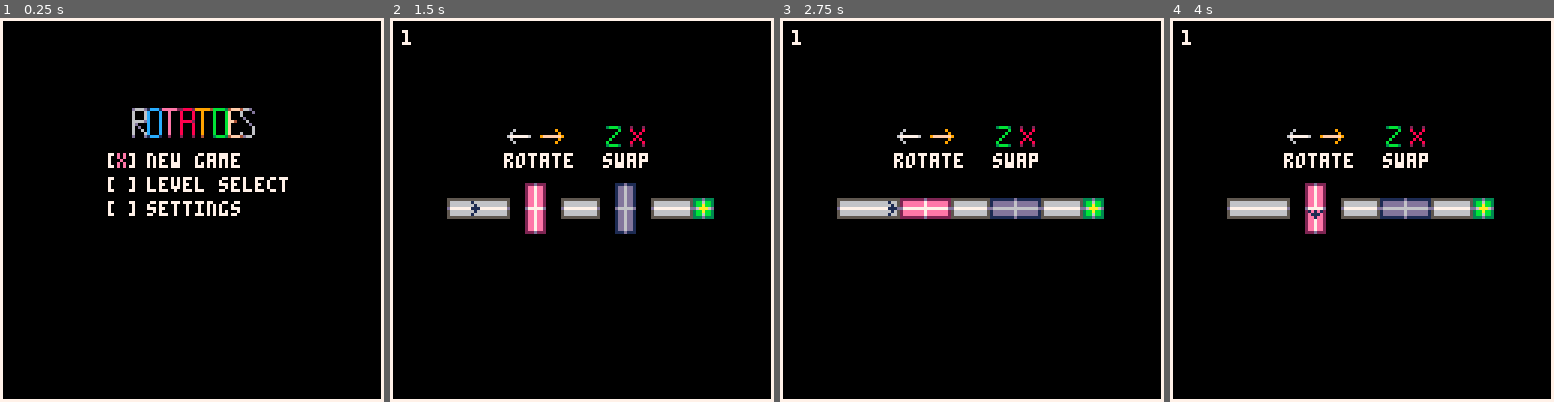
Above: before the commit, frames 1-4 (left to right).
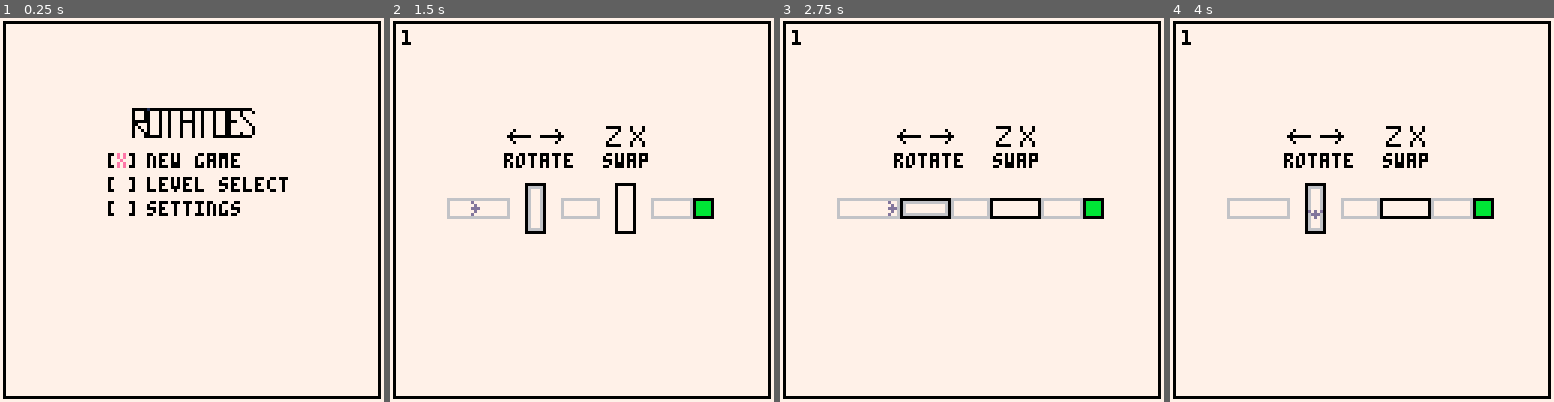
Above: after the commit, the same moments.

Repository: kreludan/rotatoes
Game: PICO-8 cartridge rotatoes.p8
Same seed, same stepped clock (60 frames per second), same inputs: the game is played once before the commit and once after it.
Inputs:
- Up to frame 1 (0.25 s): no input
- Up to frame 2 (1.5 s): tap X (X key) at 0.33, 1.07 s; tap O (Z key) at 0.7 s
- Up to frame 3 (2.75 s): hold Right 1.6-2.1 s; tap O (Z key) at 1.7, 2.1, 2.5 s; tap X (X key) at 1.85 s; hold Up 2.15-2.42 s; hold Right from 2.47 s (still down)
- Up to frame 4 (4 s): tap O (Z key) at 2.9, 3.3, 3.7 s; tap X (X key) at 2.97 s; release Right at 3.03 s; hold Left 3.08-3.58 s; hold Down 3.63-3.97 s

The runs differ from the first frame. In frame 1, 94% of the frame differs, in the area x 1-99%, y 1-99%; in frame 2, 93%; in frame 3, 93%; in frame 4, 93%.

Commit message:
Big color changes, implemented level 4

Diff:
--- a/rotatoes.p8
+++ b/rotatoes.p8
@@ -18,7 +18,10 @@
 
 function _init_level(level_num)
   update_furthest_level(level_num)
-  cls()
+  cls(7) -- clear screen, set as white
+  palt(15, true) -- beige color as transparency is true
+  palt(0, false) -- black color as transparency is false
+
   level_state = "playing"
   in_game_menu_option = -1
   controlled_tile = 1 -- denotes the tile currently controlled on scene
@@ -51,7 +54,6 @@
 end
 
 function _init_characters(character_blueprint)
-  print(character_blueprint)
   for i = 1, count(character_blueprint) do
     add_char_to_list(
             character_blueprint[i][1], characters_to_draw, character_blueprint[i][2], character_blueprint[i][3]
@@ -169,14 +171,14 @@
 end
 
 function handle_playing_input()
-  if btnp(🅾️) then
+  if btnp(❎) then
     if controlled_tile
         == count(rotators_to_draw) then
       controlled_tile = 1
     else
       controlled_tile += 1
     end
-  elseif btnp(❎) then
+  elseif btnp(🅾️) then
     if controlled_tile == 1 then
       controlled_tile = count(rotators_to_draw)
     else
@@ -239,9 +241,12 @@
   elseif level_state == "lose" then
     generate_lose_menu(in_game_menu_option)
   elseif level_state == "playing" then
-    cls()
+    cls(7) -- clear screen, set as white
+    palt(15, true) -- beige color as transparency is true
+    palt(0, false) -- black color as transparency is false
+
     _draw_ui_elements()
-    print(tostring(level_num), 4, 4, 7)
+    print(tostring(level_num), 4, 4, 0)
     draw_level_text()
     for i = 1, count(rotators_to_draw) do
       if i == controlled_tile then
@@ -264,7 +269,7 @@
 end
 
 function _draw_ui_elements()
-  rect(0, 0, 127, 127, 7)
+  rect(1, 1, 126, 126, 0)
 end
 -->8
 --tiles
@@ -843,7 +848,8 @@
     { "corr_turn_downleft", 105, 8 },
     { "corr_turn_downright", 113, 8 },
     { "singleton_horiz", 97, 24 },
-    { "singleton_vert", 105, 24 }
+    { "singleton_vert", 105, 24 },
+    { "invisible_tile", 113, 24 }
   }
   tile_to_prep = {}
   while tileindex != count(tile_types) do
@@ -1217,16 +1223,19 @@
 --menu
 
 function generate_main_menu(option_selected)
-  cls()
+  cls(7) -- clear screen, set as white
+  palt(15, true) -- beige color as transparency is true
+  palt(0, false) -- black color as transparency is false
+
   _draw_ui_elements()
   sspr(0, 37, 41, 10, 44, 30)
   y_locations = {45, 53, 61}
   descriptions = {"new game", "level select", "settings"}
   x_colors = {14, 8, 2}
   for i=1,count(descriptions) do
-    print("[", 36, y_locations[i], 7)
-    print("]", 42, y_locations[i], 7)
-    print(descriptions[i], 49, y_locations[i], 7)
+    print("[", 36, y_locations[i], 0)
+    print("]", 42, y_locations[i], 0)
+    print(descriptions[i], 49, y_locations[i], 0)
   end
   print("x", 39, y_locations[option_selected], x_colors[option_selected])
 end
@@ -1270,16 +1279,16 @@
 end
 
 function generate_win_menu(option_selected)
-  rectfill(26, 35, 99, 75, 0)
-  rect(26, 35, 99, 75, 7)
+  rectfill(26, 35, 99, 75, 7)
+  rect(26, 35, 99, 75, 0)
   print("complete :0", 42, 39, 11)
   y_locations = {47, 55, 63}
   option_text = {"next level", "replay level", "main menu"}
   x_colors = {11, 12, 8}
   for i=1,3 do
-    print("[", 35, y_locations[i], 7)
-    print("]", 41, y_locations[i], 7)
-    print(option_text[i], 48, y_locations[i], 7)
+    print("[", 35, y_locations[i], 0)
+    print("]", 41, y_locations[i], 0)
+    print(option_text[i], 48, y_locations[i], 0)
   end
   print("x", 38, y_locations[option_selected], x_colors[option_selected])
 end
@@ -1299,16 +1308,16 @@
 end
 
 function generate_lose_menu(option_selected)
-  rectfill(26, 35, 99, 65, 0)
-  rect(26, 35, 99, 65, 7)
+  rectfill(26, 35, 99, 65, 7)
+  rect(26, 35, 99, 65, 0)
   print("lose :(", 51, 39, 8)
   y_locations = {47, 55}
   option_text = {"replay lvl", "main menu"}
   x_colors = {12, 8}
   for i=1,2 do
-    print("[", 35, y_locations[i], 7)
-    print("]", 41, y_locations[i], 7)
-    print(option_text[i], 48, y_locations[i], 7)
+    print("[", 35, y_locations[i], 0)
+    print("]", 41, y_locations[i], 0)
+    print(option_text[i], 48, y_locations[i], 0)
   end
   print("x", 38, y_locations[option_selected], x_colors[option_selected])
 end
@@ -1336,29 +1345,15 @@
 level_blueprints = {
     "1-goal,104,63|player,22,63-vert,48,63|vert,78,63-corrend_left,22,63|corr_horiz,29,63|corrend_right,36,63|corrend_left,60,63|corrend_right,66,63|corrend_left,90,63|corrend_right,97,63|corrend_right,104,63",
     "2-deathtile,76,70|deathtile,76,32|deathtile,57,89|goal,95,51|player,31,70-vert,57,70|l2,76,51-corrend_left,31,70|c …(271 unchanged characters)…
-    "3-goal,104,63|player,22,63|enemy_basic,90,63-horiz,48,63|horiz,78,63-corrend_left …(251 unchanged characters)…
-    {level_num = 4,
-     character_blueprint = {
-         {"player", 45, 80 },
-     },
-     rotator_blueprint = {
-         { "horiz", 50, 80 },
-         { "plus", 64, 42 }
-     },
-     static_tile_blueprint = {
-         { "corrend_down", 50, 68 },
-         { "corr_turn_upleft", 50, 61 },
-         { "corr_horiz", 57, 61 },
-         { "corr_turn_downright", 64, 61 },
-         { "corrend_up", 64, 54 }
-     }},
-    "4-goal,104,63|player,22,63-vert,48,63|vert,78,63-corrend_left,22,63|corr_horiz,29,63|corrend_right,36,63|corrend_left,60,63|corrend_right,66,63|corrend_left,90,63|corrend_right,97,63|corrend_right,104,63",
+    "3-goal,104,63|enemy_basic,90,63|player,22,63-horiz,48,63|horiz,78,63-corrend_left …(251 unchanged characters)…
+    "4-goal,83,28|enemy_basic,40,47|player,40,85-horiz,45,85|plus,59,47|horiz,83,47-corrend_down,45,73|corr_turn_upleft,45,66|corr_horiz,52,66|corr_turn_downright,59,66|corrend_up,59,59|corrend_right,47,47|corrend_left,40,47|corrend_down,59,35|corrend_up,59,28|singleton_horiz,71,47|singleton_vert,83,35|invisible_tile,83,28",
     "5-goal,104,63|player,22,63-vert,48,63|vert,78,63-corrend_left,22,63|corr_horiz,29,63|corrend_right,36,63|corrend_left,60,63|corrend_right,66,63|corrend_left,90,63|corrend_right,97,63|corrend_right,104,63",
     "6-goal,104,63|player,22,63-vert,48,63|vert,78,63-corrend_left,22,63|corr_horiz,29,63|corrend_right,36,63|corrend_left,60,63|corrend_right,66,63|corrend_left,90,63|corrend_right,97,63|corrend_right,104,63",
     "7-goal,104,63|player,22,63-vert,48,63|vert,78,63-corrend_left,22,63|corr_horiz,29,63|corrend_right,36,63|corrend_left,60,63|corrend_right,66,63|corrend_left,90,63|corrend_right,97,63|corrend_right,104,63",
     "8-goal,104,63|player,22,63-vert,48,63|vert,78,63-corrend_left,22,63|corr_horiz,29,63|corrend_right,36,63|corrend_left,60,63|corrend_right,66,63|corrend_left,90,63|corrend_right,97,63|corrend_right,104,63",
     "9-goal,104,63|player,22,63-vert,48,63|vert,78,63-corrend_left,22,63|corr_horiz,29,63|corrend_right,36,63|corrend_left,60,63|corrend_right,66,63|corrend_left,90,63|corrend_right,97,63|corrend_right,104,63",
     "10-goal,104,63|player,22,63-vert,48,63|vert,78,63-corrend_left,22,63|corr_horiz,29,63|corrend_right,36,63|corrend_left,60,63|corrend_right,66,63|corrend_left,90,63|corrend_right,97,63|corrend_right,104,63",
+    "11-goal,104,63|player,22,63-vert,48,63|vert,78,63-corrend_left,22,63|corr_horiz,29,63|corrend_right,36,63|corrend_left,60,63|corrend_right,66,63|corrend_left,90,63|corrend_right,97,63|corrend_right,104,63",
     {level_num = 11,
      character_blueprint = {
          {"goal", 104, 63 },
@@ -1386,10 +1381,10 @@
     if level_num == 1 then
         sspr(0, 16, 8, 5, 39, 37)
         sspr(0, 24, 8, 5, 50, 37)
-        print("rotate", 38, 45)
+        print("rotate", 38, 45, 0)
         sspr(0, 30, 5, 7, 72, 36)
         sspr(6, 30, 5, 7, 80, 36)
-        print("swap", 71, 45)
+        print("swap", 71, 45, 0)
     end
 end
 -->8
--- a/src/0.global.lua
+++ b/src/0.global.lua
@@ -14,7 +14,10 @@
 
 function _init_level(level_num)
   update_furthest_level(level_num)
-  cls()
+  cls(7) -- clear screen, set as white
+  palt(15, true) -- beige color as transparency is true
+  palt(0, false) -- black color as transparency is false
+
   level_state = "playing"
   in_game_menu_option = -1
   controlled_tile = 1 -- denotes the tile currently controlled on scene
@@ -47,7 +50,6 @@
 end
 
 function _init_characters(character_blueprint)
-  print(character_blueprint)
   for i = 1, count(character_blueprint) do
     add_char_to_list(
             character_blueprint[i][1], characters_to_draw, character_blueprint[i][2], character_blueprint[i][3]
@@ -165,14 +167,14 @@
 end
 
 function handle_playing_input()
-  if btnp(🅾️) then
+  if btnp(❎) then
     if controlled_tile
         == count(rotators_to_draw) then
       controlled_tile = 1
     else
       controlled_tile += 1
     end
-  elseif btnp(❎) then
+  elseif btnp(🅾️) then
     if controlled_tile == 1 then
       controlled_tile = count(rotators_to_draw)
     else
@@ -235,9 +237,12 @@
   elseif level_state == "lose" then
     generate_lose_menu(in_game_menu_option)
   elseif level_state == "playing" then
-    cls()
+    cls(7) -- clear screen, set as white
+    palt(15, true) -- beige color as transparency is true
+    palt(0, false) -- black color as transparency is false
+
     _draw_ui_elements()
-    print(tostring(level_num), 4, 4, 7)
+    print(tostring(level_num), 4, 4, 0)
     draw_level_text()
     for i = 1, count(rotators_to_draw) do
       if i == controlled_tile then
@@ -260,5 +265,5 @@
 end
 
 function _draw_ui_elements()
-  rect(0, 0, 127, 127, 7)
-end
+  rect(1, 1, 126, 126, 0)
+end
--- a/src/3.static_tiles.lua
+++ b/src/3.static_tiles.lua
@@ -12,7 +12,8 @@
     { "corr_turn_downleft", 105, 8 },
     { "corr_turn_downright", 113, 8 },
     { "singleton_horiz", 97, 24 },
-    { "singleton_vert", 105, 24 }
+    { "singleton_vert", 105, 24 },
+    { "invisible_tile", 113, 24 }
   }
   tile_to_prep = {}
   while tileindex != count(tile_types) do
--- a/src/5.menu.lua
+++ b/src/5.menu.lua
@@ -1,15 +1,18 @@
 
 function generate_main_menu(option_selected)
-  cls()
+  cls(7) -- clear screen, set as white
+  palt(15, true) -- beige color as transparency is true
+  palt(0, false) -- black color as transparency is false
+
   _draw_ui_elements()
   sspr(0, 37, 41, 10, 44, 30)
   y_locations = {45, 53, 61}
   descriptions = {"new game", "level select", "settings"}
   x_colors = {14, 8, 2}
   for i=1,count(descriptions) do
-    print("[", 36, y_locations[i], 7)
-    print("]", 42, y_locations[i], 7)
-    print(descriptions[i], 49, y_locations[i], 7)
+    print("[", 36, y_locations[i], 0)
+    print("]", 42, y_locations[i], 0)
+    print(descriptions[i], 49, y_locations[i], 0)
   end
   print("x", 39, y_locations[option_selected], x_colors[option_selected])
 end
@@ -53,16 +56,16 @@
 end
 
 function generate_win_menu(option_selected)
-  rectfill(26, 35, 99, 75, 0)
-  rect(26, 35, 99, 75, 7)
+  rectfill(26, 35, 99, 75, 7)
+  rect(26, 35, 99, 75, 0)
   print("complete :0", 42, 39, 11)
   y_locations = {47, 55, 63}
   option_text = {"next level", "replay level", "main menu"}
   x_colors = {11, 12, 8}
   for i=1,3 do
-    print("[", 35, y_locations[i], 7)
-    print("]", 41, y_locations[i], 7)
-    print(option_text[i], 48, y_locations[i], 7)
+    print("[", 35, y_locations[i], 0)
+    print("]", 41, y_locations[i], 0)
+    print(option_text[i], 48, y_locations[i], 0)
   end
   print("x", 38, y_locations[option_selected], x_colors[option_selected])
 end
@@ -82,16 +85,16 @@
 end
 
 function generate_lose_menu(option_selected)
-  rectfill(26, 35, 99, 65, 0)
-  rect(26, 35, 99, 65, 7)
+  rectfill(26, 35, 99, 65, 7)
+  rect(26, 35, 99, 65, 0)
   print("lose :(", 51, 39, 8)
   y_locations = {47, 55}
   option_text = {"replay lvl", "main menu"}
   x_colors = {12, 8}
   for i=1,2 do
-    print("[", 35, y_locations[i], 7)
-    print("]", 41, y_locations[i], 7)
-    print(option_text[i], 48, y_locations[i], 7)
+    print("[", 35, y_locations[i], 0)
+    print("]", 41, y_locations[i], 0)
+    print(option_text[i], 48, y_locations[i], 0)
   end
   print("x", 38, y_locations[option_selected], x_colors[option_selected])
 end
--- a/src/6.levels.lua
+++ b/src/6.levels.lua
@@ -20,29 +20,15 @@
 level_blueprints = {
     "1-goal,104,63|player,22,63-vert,48,63|vert,78,63-corrend_left,22,63|corr_horiz,29,63|corrend_right,36,63|corrend_left,60,63|corrend_right,66,63|corrend_left,90,63|corrend_right,97,63|corrend_right,104,63",
     "2-deathtile,76,70|deathtile,76,32|deathtile,57,89|goal,95,51|player,31,70-vert,57,70|l2,76,51-corrend_left,31,70|c …(271 unchanged characters)…
-    "3-goal,104,63|player,22,63|enemy_basic,90,63-horiz,48,63|horiz,78,63-corrend_left …(251 unchanged characters)…
-    {level_num = 4,
-     character_blueprint = {
-         {"player", 45, 80 },
-     },
-     rotator_blueprint = {
-         { "horiz", 50, 80 },
-         { "plus", 64, 42 }
-     },
-     static_tile_blueprint = {
-         { "corrend_down", 50, 68 },
-         { "corr_turn_upleft", 50, 61 },
-         { "corr_horiz", 57, 61 },
-         { "corr_turn_downright", 64, 61 },
-         { "corrend_up", 64, 54 }
-     }},
-    "4-goal,104,63|player,22,63-vert,48,63|vert,78,63-corrend_left,22,63|corr_horiz,29,63|corrend_right,36,63|corrend_left,60,63|corrend_right,66,63|corrend_left,90,63|corrend_right,97,63|corrend_right,104,63",
+    "3-goal,104,63|enemy_basic,90,63|player,22,63-horiz,48,63|horiz,78,63-corrend_left …(251 unchanged characters)…
+    "4-goal,83,28|enemy_basic,40,47|player,40,85-horiz,45,85|plus,59,47|horiz,83,47-corrend_down,45,73|corr_turn_upleft,45,66|corr_horiz,52,66|corr_turn_downright,59,66|corrend_up,59,59|corrend_right,47,47|corrend_left,40,47|corrend_down,59,35|corrend_up,59,28|singleton_horiz,71,47|singleton_vert,83,35|invisible_tile,83,28",
     "5-goal,104,63|player,22,63-vert,48,63|vert,78,63-corrend_left,22,63|corr_horiz,29,63|corrend_right,36,63|corrend_left,60,63|corrend_right,66,63|corrend_left,90,63|corrend_right,97,63|corrend_right,104,63",
     "6-goal,104,63|player,22,63-vert,48,63|vert,78,63-corrend_left,22,63|corr_horiz,29,63|corrend_right,36,63|corrend_left,60,63|corrend_right,66,63|corrend_left,90,63|corrend_right,97,63|corrend_right,104,63",
     "7-goal,104,63|player,22,63-vert,48,63|vert,78,63-corrend_left,22,63|corr_horiz,29,63|corrend_right,36,63|corrend_left,60,63|corrend_right,66,63|corrend_left,90,63|corrend_right,97,63|corrend_right,104,63",
     "8-goal,104,63|player,22,63-vert,48,63|vert,78,63-corrend_left,22,63|corr_horiz,29,63|corrend_right,36,63|corrend_left,60,63|corrend_right,66,63|corrend_left,90,63|corrend_right,97,63|corrend_right,104,63",
     "9-goal,104,63|player,22,63-vert,48,63|vert,78,63-corrend_left,22,63|corr_horiz,29,63|corrend_right,36,63|corrend_left,60,63|corrend_right,66,63|corrend_left,90,63|corrend_right,97,63|corrend_right,104,63",
     "10-goal,104,63|player,22,63-vert,48,63|vert,78,63-corrend_left,22,63|corr_horiz,29,63|corrend_right,36,63|corrend_left,60,63|corrend_right,66,63|corrend_left,90,63|corrend_right,97,63|corrend_right,104,63",
+    "11-goal,104,63|player,22,63-vert,48,63|vert,78,63-corrend_left,22,63|corr_horiz,29,63|corrend_right,36,63|corrend_left,60,63|corrend_right,66,63|corrend_left,90,63|corrend_right,97,63|corrend_right,104,63",
     {level_num = 11,
      character_blueprint = {
          {"goal", 104, 63 },
@@ -70,9 +56,9 @@
     if level_num == 1 then
         sspr(0, 16, 8, 5, 39, 37)
         sspr(0, 24, 8, 5, 50, 37)
-        print("rotate", 38, 45)
+        print("rotate", 38, 45, 0)
         sspr(0, 30, 5, 7, 72, 36)
         sspr(6, 30, 5, 7, 80, 36)
-        print("swap", 71, 45)
+        print("swap", 71, 45, 0)
     end
 end
--- a/src/utils/encode_level_as_string.lua
+++ b/src/utils/encode_level_as_string.lua
@@ -20,31 +20,31 @@
     return blueprint_string
 end
 
-level = {level_num = 3,
+level = {level_num = 4,
          character_blueprint = {
-             {"goal", 104, 63 },
-             {"player", 22, 63 },
-             {"enemy_basic", 90, 63}
+             {"goal", 83, 28 },
+             {"enemy_basic", 40, 47},
+             {"enemy_basic", 47, 47},
+             {"player", 40, 85 }
          },
          rotator_blueprint = {
-             { "horiz", 48, 63 },
-             { "horiz", 78, 63 }
+             { "horiz", 45, 85 },
+             { "plus", 59, 47 },
+             { "horiz", 83, 47 }
          },
          static_tile_blueprint = {
-             { "corrend_left", 22, 63 },
-             { "corr_horiz", 29, 63 },
-             { "corrend_right", 36, 63 },
-             { "corrend_left", 60, 63 },
-             { "corrend_left", 48, 75},
-             { "corr_horiz", 55, 75},
-             { "corr_horiz", 62, 75},
-             { "corr_horiz", 69, 75},
-             { "corr_horiz", 76, 75},
-             { "corrend_right", 78, 75},
-             { "corrend_right", 66, 63 },
-             { "corrend_left", 90, 63},
-             { "corrend_right", 97, 63 },
-             { "corrend_right", 104, 63 }
+             { "corrend_down", 45, 73 },
+             { "corr_turn_upleft", 45, 66 },
+             { "corr_horiz", 52, 66 },
+             { "corr_turn_downright", 59, 66 },
+             { "corrend_up", 59, 59 },
+             { "corrend_right", 47, 47 },
+             { "corrend_left", 40, 47 },
+             { "corrend_down", 59, 35},
+             { "corrend_up", 59, 28 },
+             { "singleton_horiz", 71, 47 },
+             { "singleton_vert", 83, 35 },
+             { "invisible_tile", 83, 28 }
          }}
 
 print(encode_level_as_string(level))
Not shown, changed: 128 lines of the sprite sheet (__gfx__) section of rotatoes.p8
